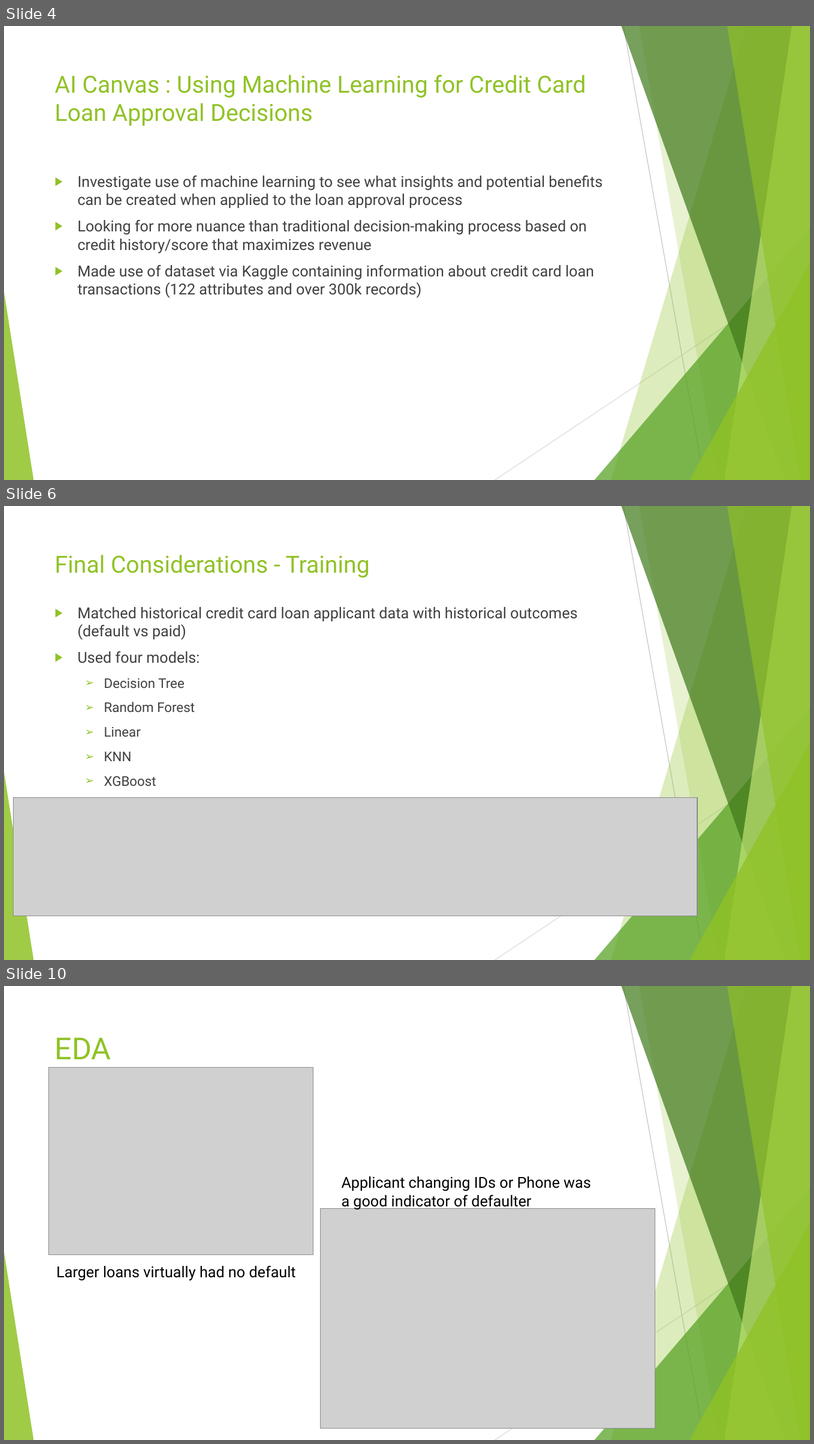
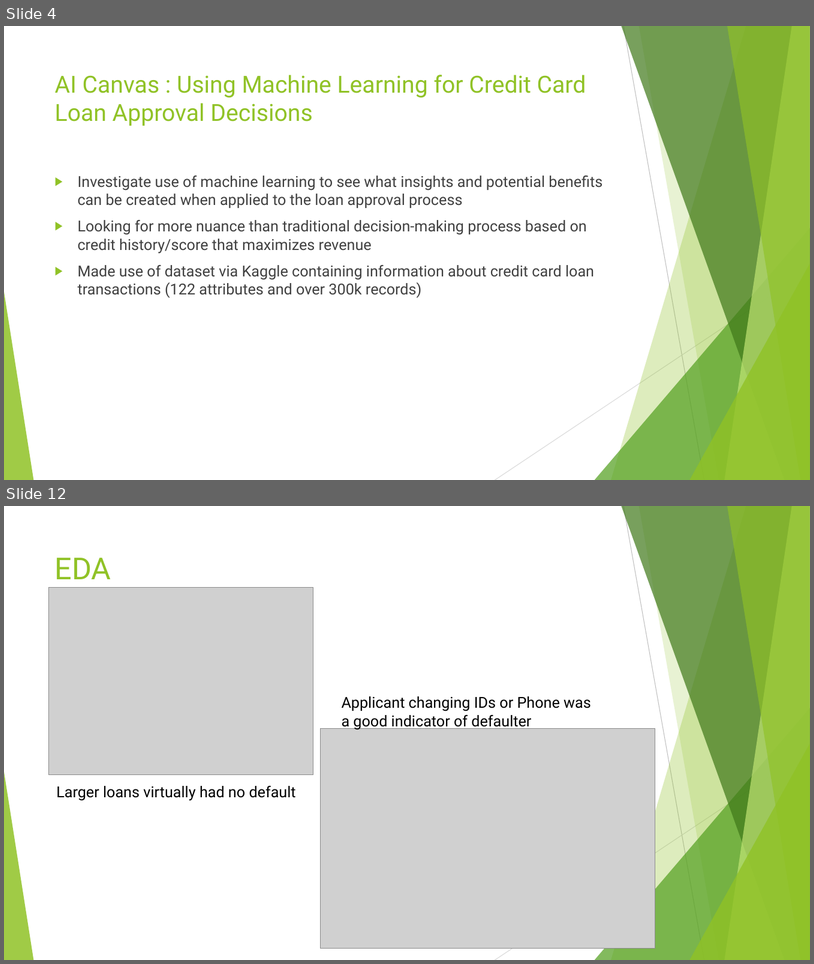
Before and after one commit to amoghugupte/Slackers-Capstone, a slide deck: Credit Default detector_v3.pptx. Shown one above the other, each under a label of ours: slides 4, 6 and 10 before the commit, slides 4 and 12 after it; the slides between them are not shown. The pictures are 814x1444 and 814x964 pixels, drawn with LibreOffice and Linux fonts; fonts in the diff are those of the drawing; grey boxes stand for pictures. Boxes give left, top, right and bottom in pixels: in the first picture for what was removed or moved away, otherwise in the second. Text is boxed around its words. In the diff, an @@ line names an element or a change of style, - is before the commit and + after.

```diff
--- a/Credit Default detector_v3.pptx
+++ b/Credit Default detector_v3.pptx
@@ slide 6 removed at [4,506,810,960], background #FFFFFF; not listed: 10 template elements that a slide beside it also shows @@
@@ title removed at [55,555,370,577] @@
-Final Considerations - Training
@@ text removed at [78,607,578,786] @@
-▶ Matched historical credit card loan applicant data with historical outcomes (default vs paid)
-▶ Used four models:
-  ➢ Decision Tree
-  ➢ Random Forest
-  ➢ Linear
-  ➢ KNN
-  ➢ XGBoost
@@ picture removed at [14,797,698,916] @@
@@ what was slide 10 is now slide 12 @@
```
Also in this commit, not shown: 6 slides changed, 1 slide added, 4 other files.
